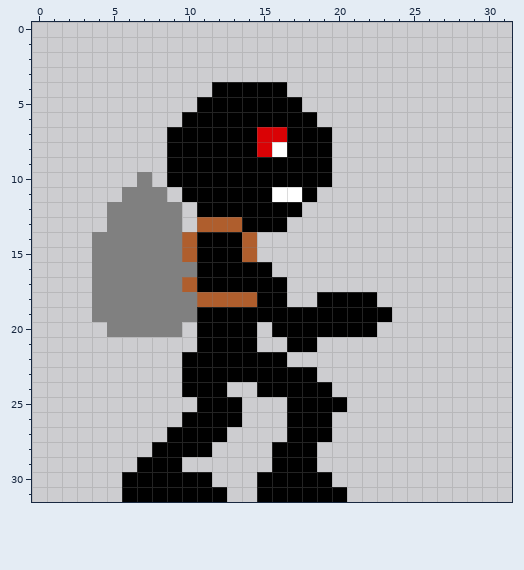
File history of a pixel-art sprite, HeroIdle0001.png. Above is the file before it was changed.
The file is 32x32 pixels. Colours within 5 levels of each other are drawn and written as one.
New version:
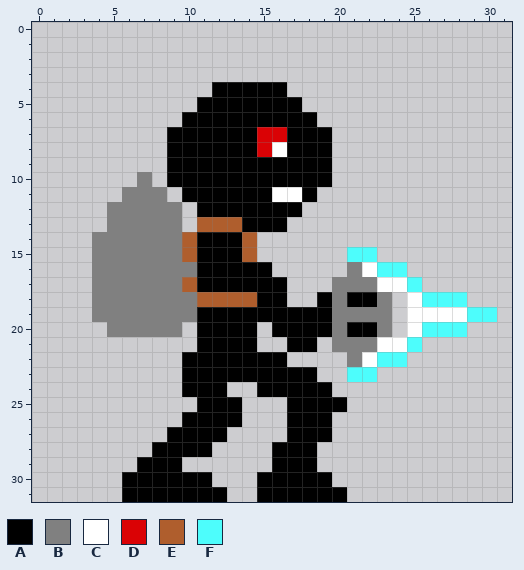
Palette (. is transparent): A #000000  B #808080  C #ffffff  D #da0205  E #af5e2d  F #4dfdfc
Diff:
y 15: x 21..22 .. -> FF
y 16: x 21..24 .... -> BCFF
y 17: x 20..25 ...... -> BBBCCF
y 18: x 20 A -> B; x 23 . -> B; x 25..28 .... -> CFFF
y 19: x 20..23 AAAA -> BBBB; x 25..30 ...... -> CCCCFF
y 20: x 20 A -> B; x 23 . -> B; x 25..28 .... -> CFFF
y 21: x 20..25 ...... -> BBBCCF
y 22: x 21..24 .... -> BCFF
y 23: x 21..22 .. -> FF
Where, in picture pixels (left, top, right, bottom), the same in both pictures:
changed: (332, 247, 497, 382)
